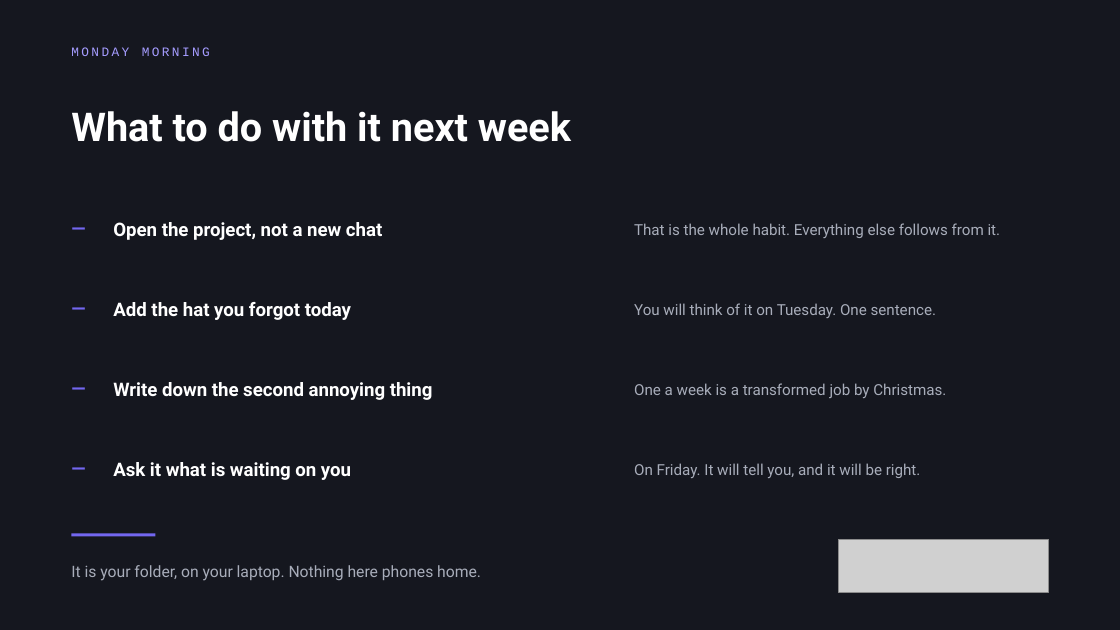
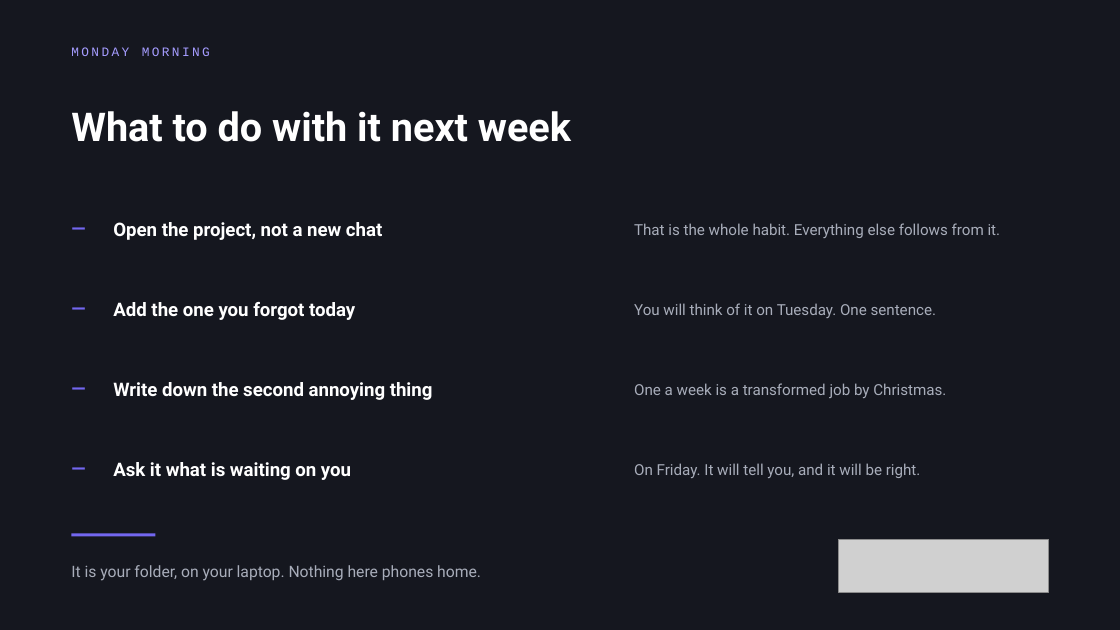
Before and after one commit to MeshPro-iPaaS/ai-ops-framework, a slide deck: slide 18 of docs/Your AI Second Brain — a hands-on hour.pptx. Drawn at 1120x630 pixels with LibreOffice and Linux fonts; fonts in the diff are those of the drawing; grey boxes stand for pictures. Boxes give left, top, right and bottom in pixels: in the first picture for what was removed or moved away, otherwise in the second. Text is boxed around its words. In the diff, an @@ line names an element or a change of style, - is before the commit and + after.

```diff
--- a/docs/Your AI Second Brain — a hands-on hour.pptx
+++ b/docs/Your AI Second Brain — a hands-on hour.pptx
@@ text at [113,302,355,320]: text changed @@
-Add the hat you forgot today
+Add the one you forgot today
```
Also in this commit, not shown: 5 other slides changed, 4 other files.
